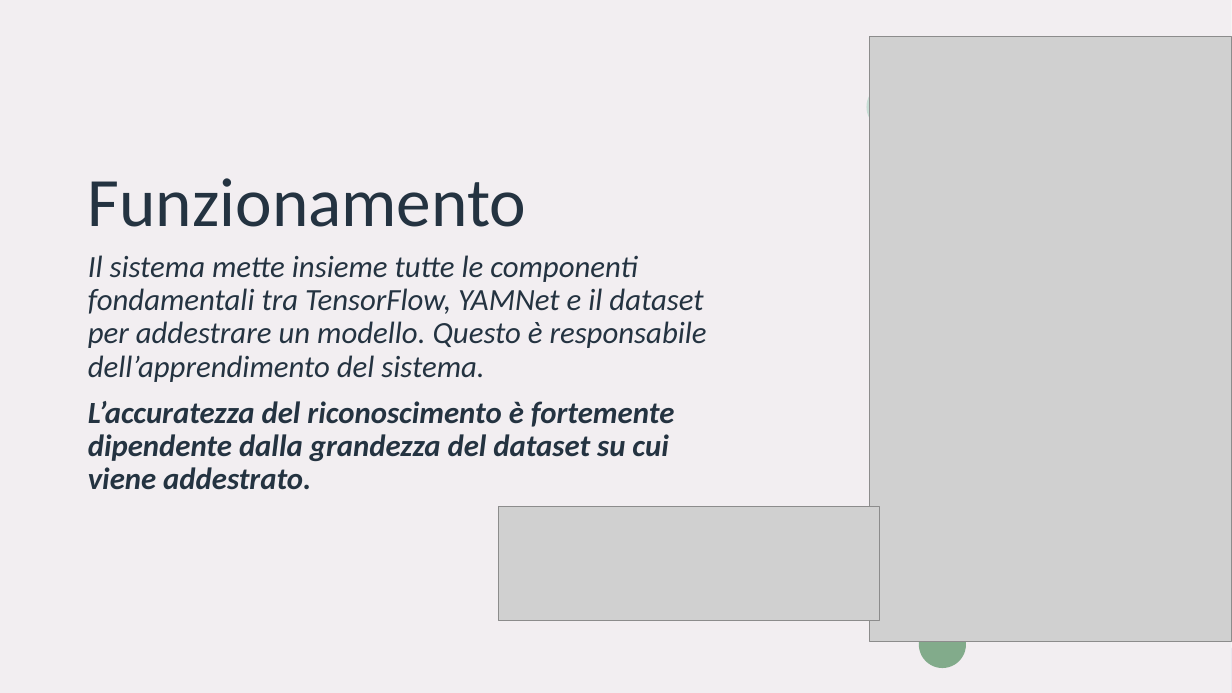
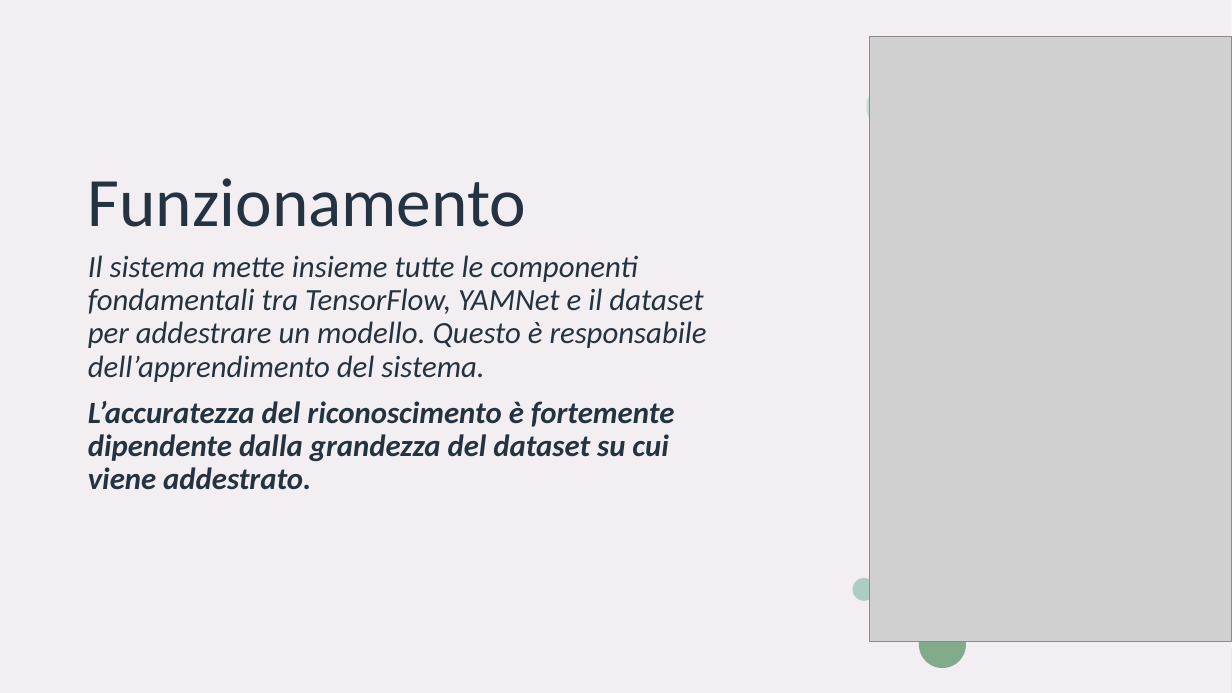
Before and after one commit to AntonioPapeo6/ProgSysAg, a slide deck: slide 13 of DOCUMENTAZIONE/Presentazione - AudioRecognizer (1).pptx (slide 12 before the commit). Drawn at 1232x693 pixels with LibreOffice and Linux fonts; fonts in the diff are those of the drawing; grey boxes stand for pictures. Boxes give left, top, right and bottom in pixels: in the first picture for what was removed or moved away, otherwise in the second. Text is boxed around its words. In the diff, an @@ line names an element or a change of style, - is before the commit and + after.

```diff
--- a/DOCUMENTAZIONE/Presentazione - AudioRecognizer (1).pptx
+++ b/DOCUMENTAZIONE/Presentazione - AudioRecognizer (1).pptx
@@ picture removed at <box>498,506,880,621</box> @@
@@ ellipse added at <box>853,578,876,601</box>, fill #ACCDC1 @@
```
Also in this commit, not shown: 2 slides added, 1 other file.
